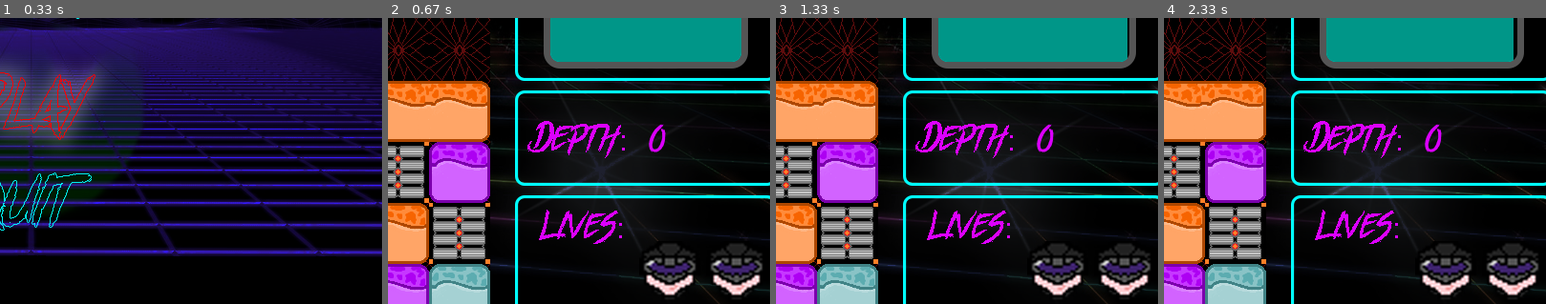
Above: before the commit, frames 1-4 (left to right).
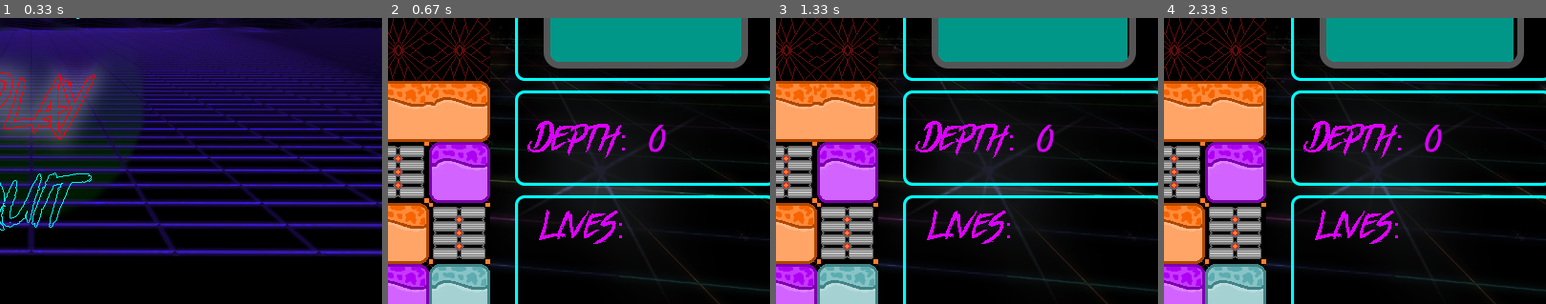
Above: after the commit, the same moments.

Repository: aurelieduprez/Mr.Driller
Game: pygame game, started from Mr. Driller/main.py
Two runs of this game, one before a commit and one after it. Both use one fixed random seed, a clock stepped at 60 frames per second and the inputs below.
Inputs:
- Up to frame 1 (0.33 s): no input
- Up to frame 2 (0.67 s): tap Enter at 0.33 s
- Up to frame 3 (1.33 s): tap D at 0.67 s; hold Right from 1 s (still down)
- Up to frame 4 (2.33 s): release Right at 1.47 s; hold Up 1.5-1.97 s; hold Right from 2 s (still down)
The pictures show only the part of the screen within x 46-96%, y 44-94%; the shares and areas given below are measured in that part.

Frame 1 is identical in both runs. In frame 2, 2.8% of the frame differs, in the area x 67-98%, y 78-98%; in frame 3, 2.8%; in frame 4, 2.8%.

Commit message:
started to implement deathscreen

Diff:
--- a/Mr. Driller/block.py
+++ b/Mr. Driller/block.py
@@ -27,6 +27,9 @@
         # Textures
         self._texturePath = path.join("Assets", "Textures", "Blocks", "Neutral", "b_s.png")
         self._bg = path.join("Assets", "Textures", "Background", "bg_1.png")
+
+        # Sound
+        #brkSound =
 
     # Accessors
 
--- a/Mr. Driller/character.py
+++ b/Mr. Driller/character.py
@@ -322,8 +322,9 @@
 
     def revive(self, surface):
 
-        if self.__lives == 0:
-            print("dead")   # End
+        if self.__lives <= 0:
+            self.__lives -= 1
+            self.__oxygen = 100
 
         else:
             self.__IsReviving = True
--- a/Mr. Driller/main.py
+++ b/Mr. Driller/main.py
@@ -33,7 +33,7 @@
     nbFrame = 1
     blocksDisap = []
     levelID = 5
-    player = Character(3, 4, levelID, 2)    # Creates the player instance(posX, posY, bckgrnd, lives)
+    player = Character(3, 4, levelID, 0)    # Creates the player instance(posX, posY, bckgrnd, lives)
     level = generateLvl(4, 150, 7, levelID)   # Generates Lvl (nmb colors, depth, width, bckgrns)
 
     # State of the Game
@@ -41,6 +41,8 @@
     inMenu = True
     optionIM = 1
     inProgress = True
+    isDead = False
+    hasToInit = True
 
     # Initializing Ui
     FontUi = pygame.font.Font("Assets\Misc\police\Act_Of_Rejection.ttf", 36)
@@ -65,7 +67,12 @@
 
     # Main loop
     while inProgress:
-        if not inPause and not inMenu:
+        if player.livesAcc() < 0 and not isDead and not inMenu and not inPause and not hasToInit:
+            isDead = True
+            deathScreen = pygame.image.load(path.join("Assets", "Splash", "death.png"))
+            surface.blit(deathScreen, (0, 0))
+
+        if not inPause and not inMenu and not isDead:
 
             # Rendering level and displaying player
             render(surface, level, currentOffset)
@@ -101,6 +108,9 @@
                         render(surface, level, currentOffset)
                         player.display(surface)
 
+                    elif isDead:
+                        inMenu = True
+
                 if event.key in movKeys:    # Movement
                     if not inPause and not inMenu:
                         movementHandle(event, surface, player, level, movKeys)
@@ -213,6 +223,7 @@
                     elif inMenu:
                         if optionIM == 1:
                             inMenu = False
+                            hasToInit = False
 
                         elif optionIM == 2:
                             inProgress = False
@@ -246,7 +257,7 @@
 
         # Timed actions
 
-        if nbFrame % 30 == 1 and not inPause and not inMenu:   # Once per second
+        if nbFrame % 30 == 1 and not inPause and not inMenu and not isDead:   # Once per second
             player.updateOxygen(1, surface)
             for item in blocksDisap:
                 if level[item[0]][item[1]].hpAccess() > 0:
@@ -254,12 +265,13 @@
                 elif level[item[0]][item[1]].hpAccess() == 0:
                     del(blocksDisap[blocksDisap.index(item)])
 
+
         fileName = str(player.oxyAcc())
         fileName += ".png"
         oxyImage = pygame.image.load(path.join("Assets", "Misc", "oxyAnim", fileName))
         Oxygen_display = FontUi.render(str(player.oxyAcc()), 1, (220, 0, 255))
 
-        if nbFrame % 5 == 1 and not inPause and not inMenu:    # 6 times per second
+        if nbFrame % 5 == 1 and not inPause and not inMenu and not isDead:    # 6 times per second
             player.Anim(surface)
             render(surface, level, currentOffset)
             player.display(surface)
@@ -276,10 +288,10 @@
                             if bDis not in blocksDisap:
                                 blocksDisap.append(bDis)
 
-        if not player.IdlingAcc() and not inPause and not inMenu:   # check if player is already idling
+        if not player.IdlingAcc() and not inPause and not inMenu and not isDead:   # check if player is already idling
             nbFrameAnim += 1
 
-        if nbFrameAnim % 10 == 1 and not inPause and not inMenu:
+        if nbFrameAnim % 10 == 1 and not inPause and not inMenu and not isDead:
             player.NeedToIdle(surface)
 
         if player.scoreAcc() < 1000:
@@ -291,7 +303,7 @@
 
         Depth_display = FontUi.render(str(currentOffset-player.climbAcc()), 1, (220, 0, 255))
 
-        if not inPause and not inMenu:
+        if not inPause and not inMenu and not isDead:
             surface.blit(Ui_bg, (0, 0))
             surface.blit(score_display, (640, 107))
             surface.blit(Oxygen_display, (640, 200))
Binary file added: Mr. Driller/Assets/Splash/death.png
